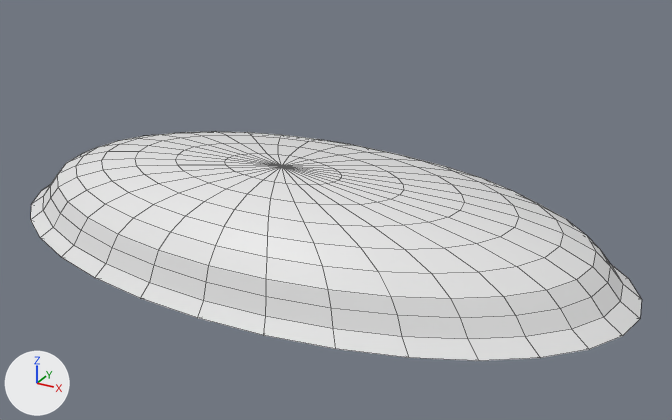
The Blender file antenna-cover.blend as it was, and as the next commit left it.
One viewpoint serves both versions: a 50 mm camera at (5.55, -9.26, 4.97) aimed at (0.46, 0.0, 0.34). Every picture has the same lights, and +X, +Y and +Z are marked at lower left. Mesh edges are drawn as thin lines.
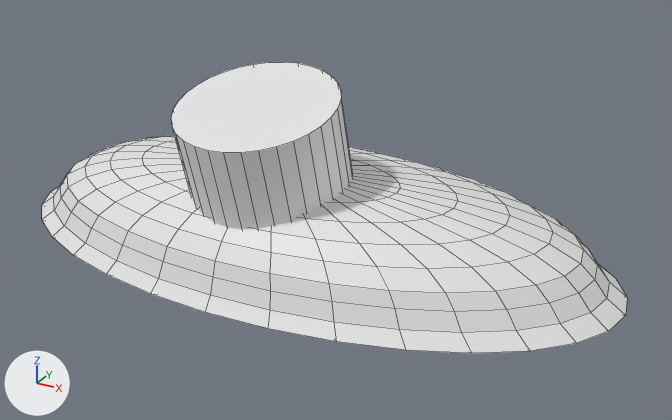
Where the change shows, as pixel boxes [x1, y1, x2, y2] in the pictures (672 x 420 px):
'Sphere', rescaled
    before: [31, 131, 642, 361]
    after: [42, 135, 627, 353]
'Cylinder.001', shown
    after: [171, 62, 353, 230]

The change, as a list of edits to the scene's bpy script:
```text
Change ob_sphere:
    ob_sphere.scale: (3.95, 2.15, 1.5) -> (3.8, 2.02, 1.5)
Change ob_cylinder_001:
    ob_cylinder_001.location: (0.0, -0.68, 0.75) -> (0.0, -0.71, 0.84)
    remove ob_cylinder_001.hide_set(True)
    ob_cylinder_001.scale: (1.1, 1.1, 1.1) -> (0.95, 0.95, 1.1)
```
